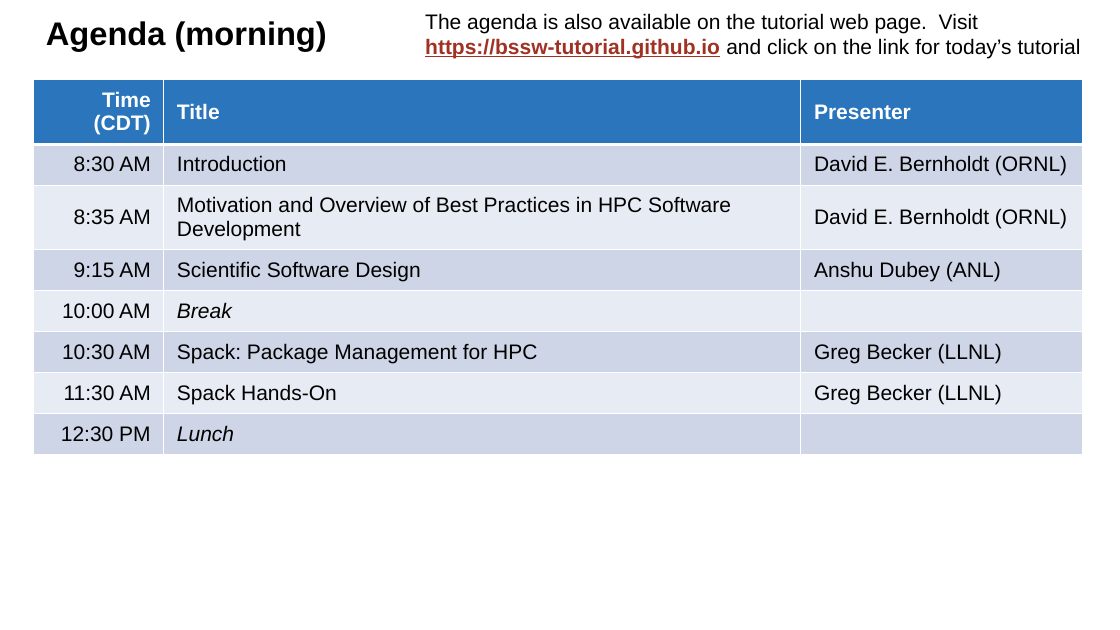
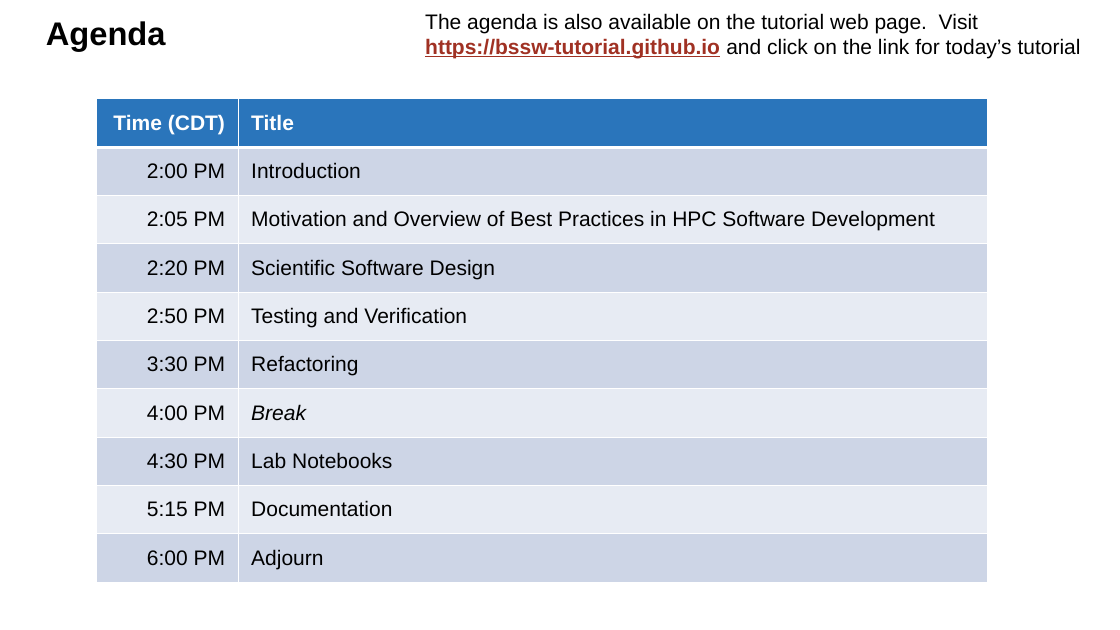
Before and after one commit to bssw-tutorial/presentations, a slide deck: slide 10 of intro-a.pptx (slide 11 before the commit). Drawn at 1120x630 pixels with LibreOffice and Linux fonts; fonts in the diff are those of the drawing. Boxes give left, top, right and bottom in pixels: in the first picture for what was removed or moved away, otherwise in the second. Text is boxed around its words. In the diff, an @@ line names an element or a change of style, - is before the commit and + after.

```diff
--- a/intro-a.pptx
+++ b/intro-a.pptx
@@ title at (x1=46, y1=21, x2=166, y2=51): text changed @@
-Agenda (morning)
+Agenda
@@ table at (x1=97, y1=99, x2=987, y2=583) @@
-Time (CDT) | Title | Presenter
-8:30 AM | Introduction | David E. Bernholdt (ORNL)
-8:35 AM | Motivation and Overview of Best Practices in HPC Software Development | David E. Bernholdt (ORNL)
-9:15 AM | Scientific Software Design | Anshu Dubey (ANL)
-10:00 AM | Break | 
-10:30 AM | Spack: Package Management for HPC | Greg Becker (LLNL)
-11:30 AM | Spack Hands-On | Greg Becker (LLNL)
-12:30 PM | Lunch | 
+Time (CDT) | Title
+2:00 PM | Introduction
+2:05 PM | Motivation and Overview of Best Practices in HPC Software Development
+2:20 PM | Scientific Software Design
+2:50 PM | Testing and Verification
+3:30 PM | Refactoring
+4:00 PM | Break
+4:30 PM | Lab Notebooks
+5:15 PM | Documentation
+6:00 PM | Adjourn
@@ table resized from (x1=34, y1=80, x2=1082, y2=472) to (x1=97, y1=99, x2=987, y2=583) @@
```
Also in this commit, not shown: 5 other slides changed, 2 slides removed, 3 other files.
